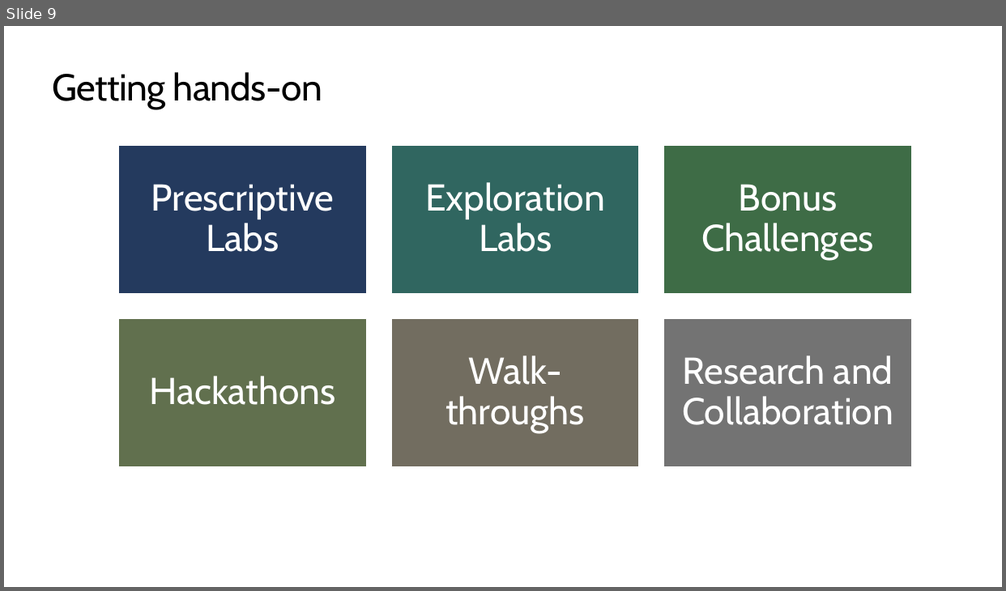
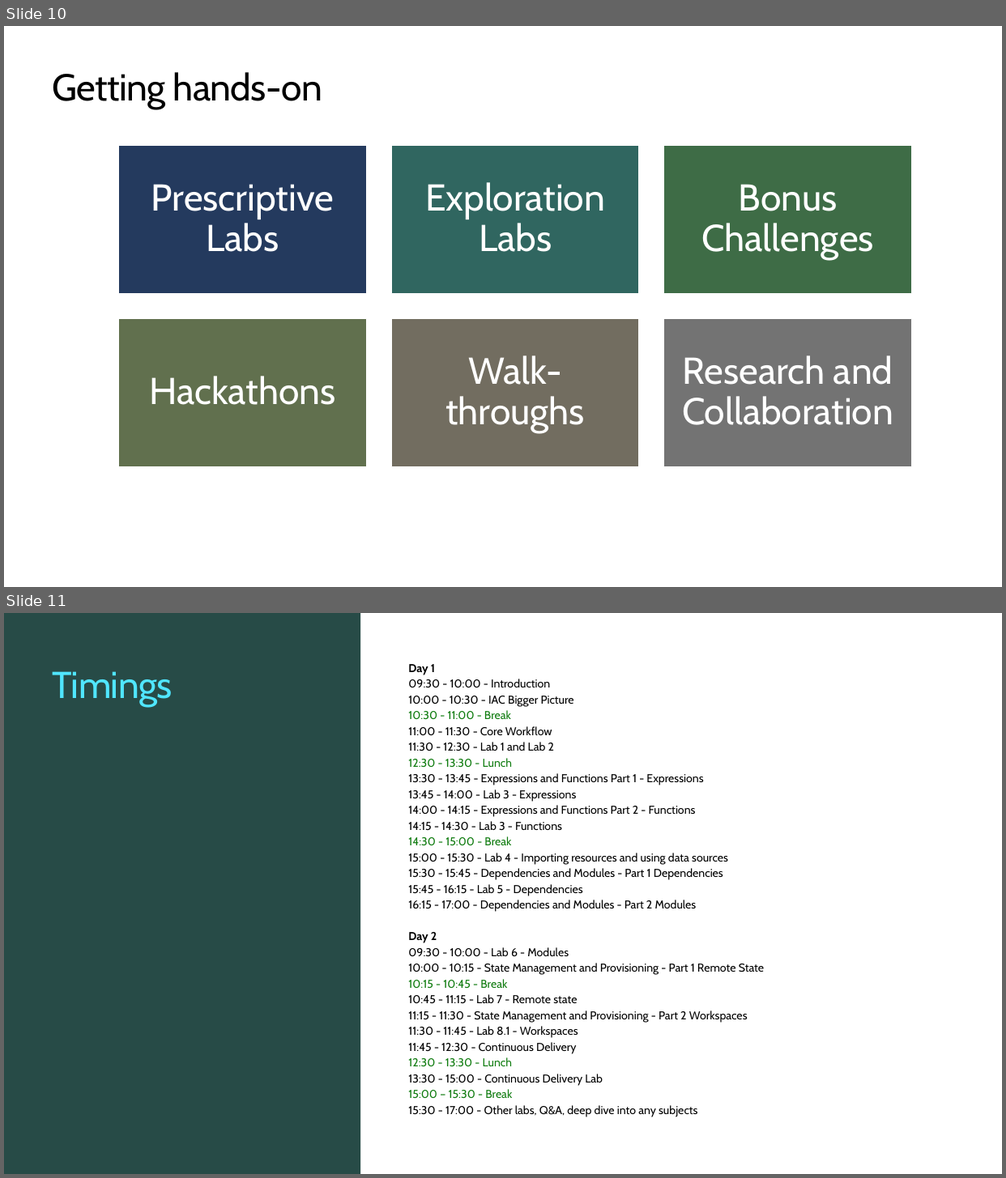
Before and after one commit to TIS-Cloud-Team/TF_Community_workshop, a slide deck: PPTs/00_Workshop_Introduction.pptx. Shown one above the other, each under a label of ours: slide 9 before the commit, slides 10 and 11 after it. The pictures are 1006x591 and 1006x1178 pixels, drawn with LibreOffice and Linux fonts; fonts in the diff are those of the drawing; background and template pictures are left out. Boxes give left, top, right and bottom in pixels: in the first picture for what was removed or moved away, otherwise in the second. Text is boxed around its words. In the diff, an @@ line names an element or a change of style, - is before the commit and + after.

```diff
--- a/PPTs/00_Workshop_Introduction.pptx
+++ b/PPTs/00_Workshop_Introduction.pptx
@@ slide 11 added at <box>4,613,1002,1174</box>, background #FFFFFF @@
@@ rectangle added at <box>4,613,360,1174</box>, fill #274B47 @@
@@ title added at <box>52,671,172,707</box>, 36 pt, text #50E6FF @@
+Timings
@@ text added at <box>408,664,764,1118</box>, 11 pt, text #000000 @@
+Day 1
+09:30 - 10:00 - Introduction
+10:00 - 10:30 - IAC Bigger Picture
+10:30 - 11:00 - Break
+11:00 - 11:30 - Core Workflow
+11:30 - 12:30 - Lab 1 and Lab 2
+12:30 - 13:30 - Lunch
+13:30 - 13:45 - Expressions and Functions Part 1 - Expressions
+13:45 - 14:00 - Lab 3 - Expressions
+14:00 - 14:15 - Expressions and Functions Part 2 - Functions
+14:15 - 14:30 - Lab 3 - Functions
+14:30 - 15:00 - Break
+15:00 - 15:30 - Lab 4 - Importing resources and using data sources
+15:30 - 15:45 - Dependencies and Modules - Part 1 Dependencies
+15:45 - 16:15 - Lab 5 - Dependencies
+16:15 - 17:00 - Dependencies and Modules - Part 2 Modules
+Day 2
+09:30 - 10:00 - Lab 6 - Modules
+10:00 - 10:15 - State Management and Provisioning - Part 1 Remote State
+10:15 - 10:45 - Break
+10:45 - 11:15 - Lab 7 - Remote state
+11:15 - 11:30 - State Management and Provisioning - Part 2 Workspaces
+11:30 - 11:45 - Lab 8.1 - Workspaces
+11:45 - 12:30 - Continuous Delivery
+12:30 - 13:30 - Lunch
+13:30 - 15:00 - Continuous Delivery Lab
+15:00 – 15:30 - Break
+15:30 - 17:00 - Other labs, Q&A, deep dive into any subjects
@@ what was slide 9 is now slide 10 @@
```
Also in this commit, not shown: 2 slides changed, 1 other slide added, 45 other files.
